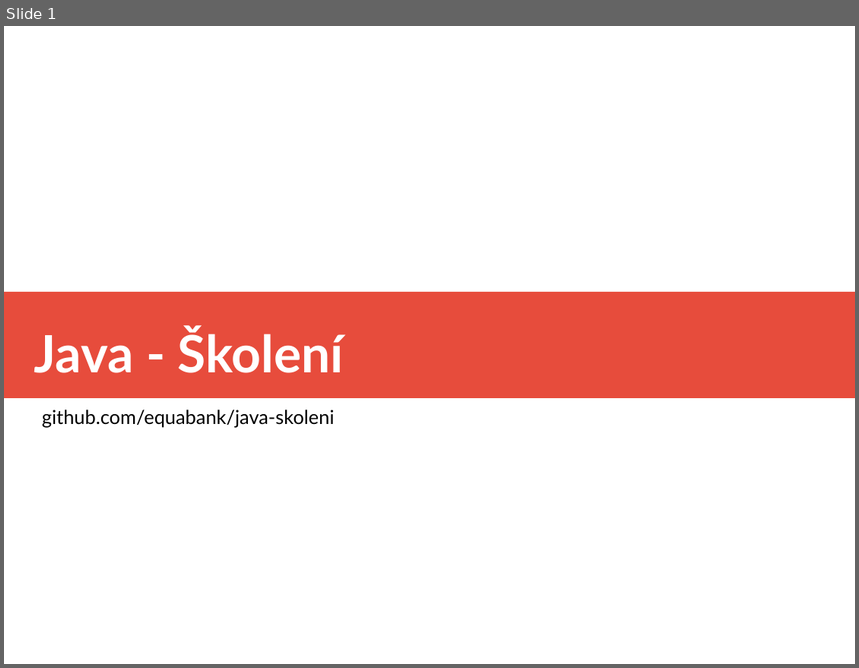
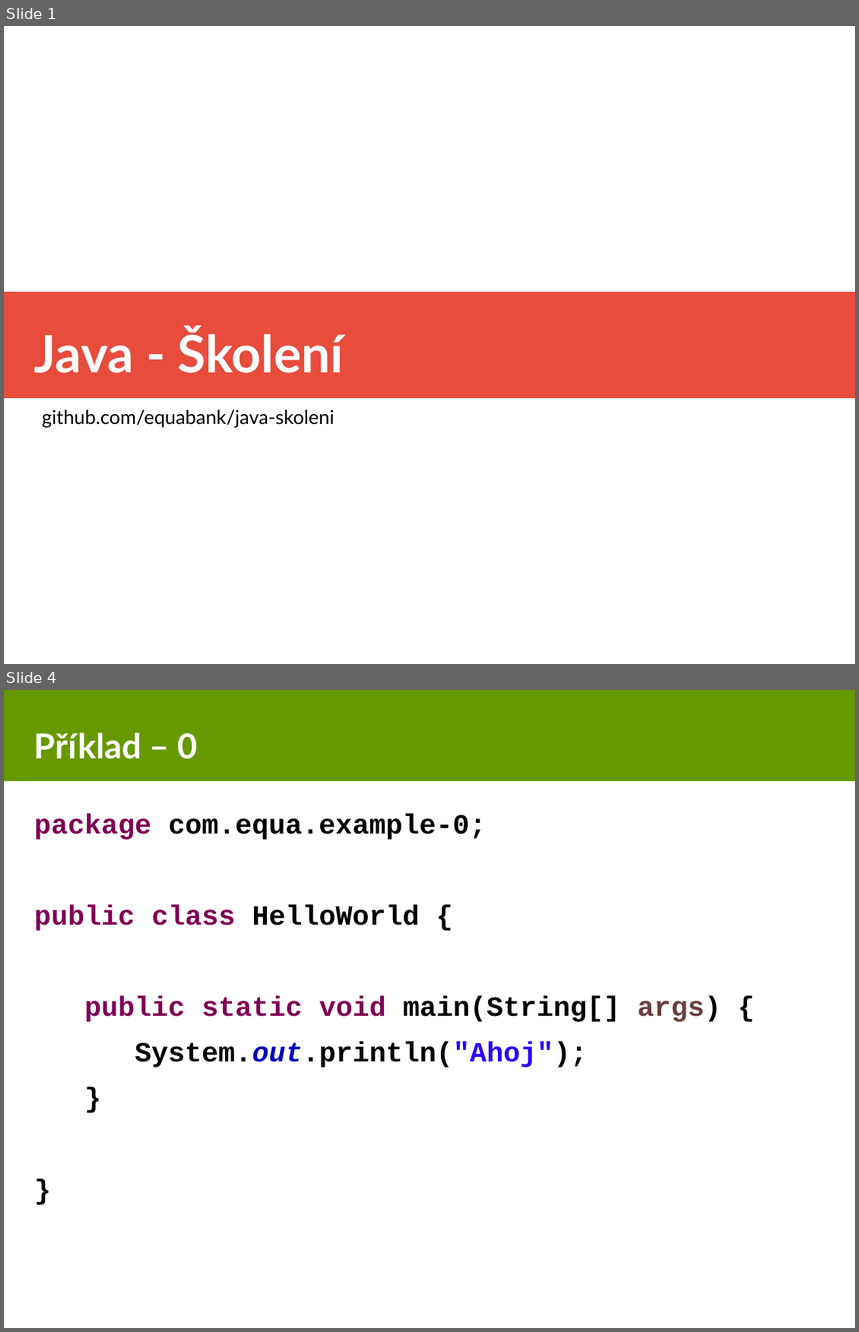
Before and after one commit to equabank/java-skoleni, a slide deck: v2/doc/prez.odp. Shown one above the other, each under a label of ours: slide 1 before the commit, slides 1 and 4 after it; the slides between them are not shown. The pictures are 859x668 and 859x1332 pixels, drawn with LibreOffice and Linux fonts; fonts in the diff are those of the drawing. Boxes give left, top, right and bottom in pixels: in the first picture for what was removed or moved away, otherwise in the second. Text is boxed around its words. In the diff, an @@ line names an element or a change of style, - is before the commit and + after.

Commit message:
example 3

```diff
--- a/v2/doc/prez.odp
+++ b/v2/doc/prez.odp
@@ slide 4 added at bbox=[4, 690, 855, 1328], background #FFFFFF @@
@@ rectangle added at bbox=[4, 690, 855, 781], fill #669900 @@
@@ title added at bbox=[34, 733, 198, 759], 32 pt, text #FFFFFF, bold @@
+Příklad – 0
@@ text added at bbox=[34, 814, 721, 1068], 26 pt, text #000000, bold @@
+package com.equa.example-0;
+public class HelloWorld {
+public static void main(String[] args) {
+System.out.println("Ahoj");
+}
+}
```
Also in this commit, not shown: 7 slides changed, 6 other slides added, 2 slides removed, 15 other files.
